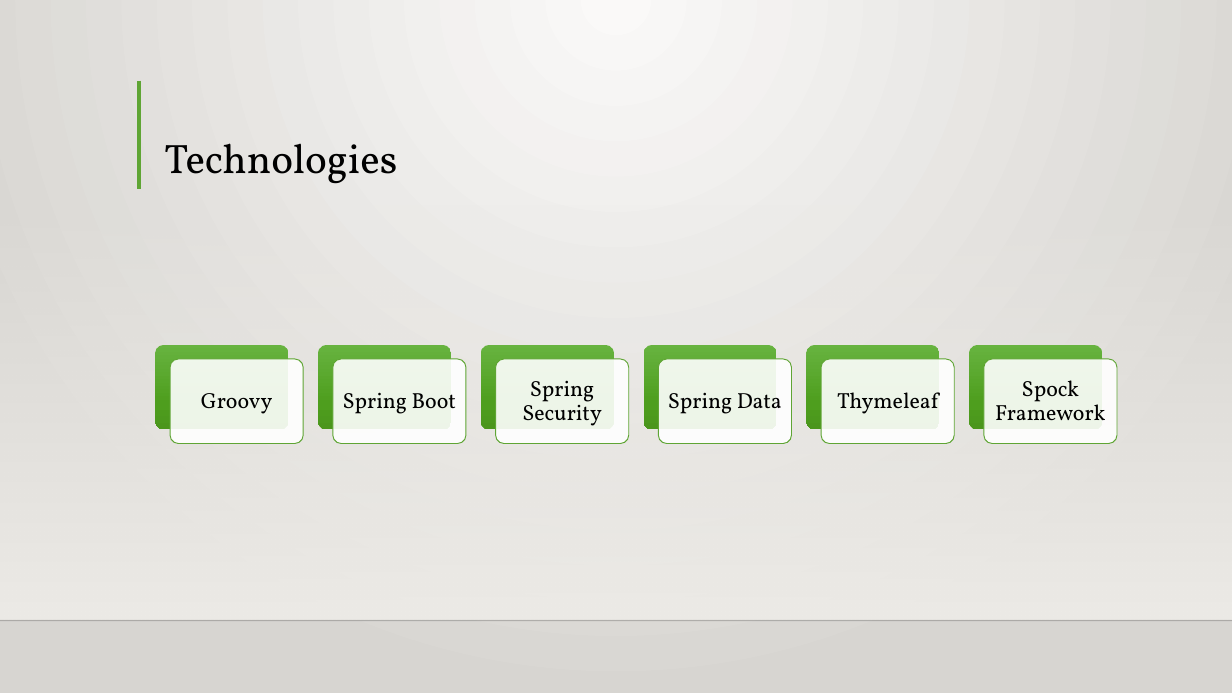
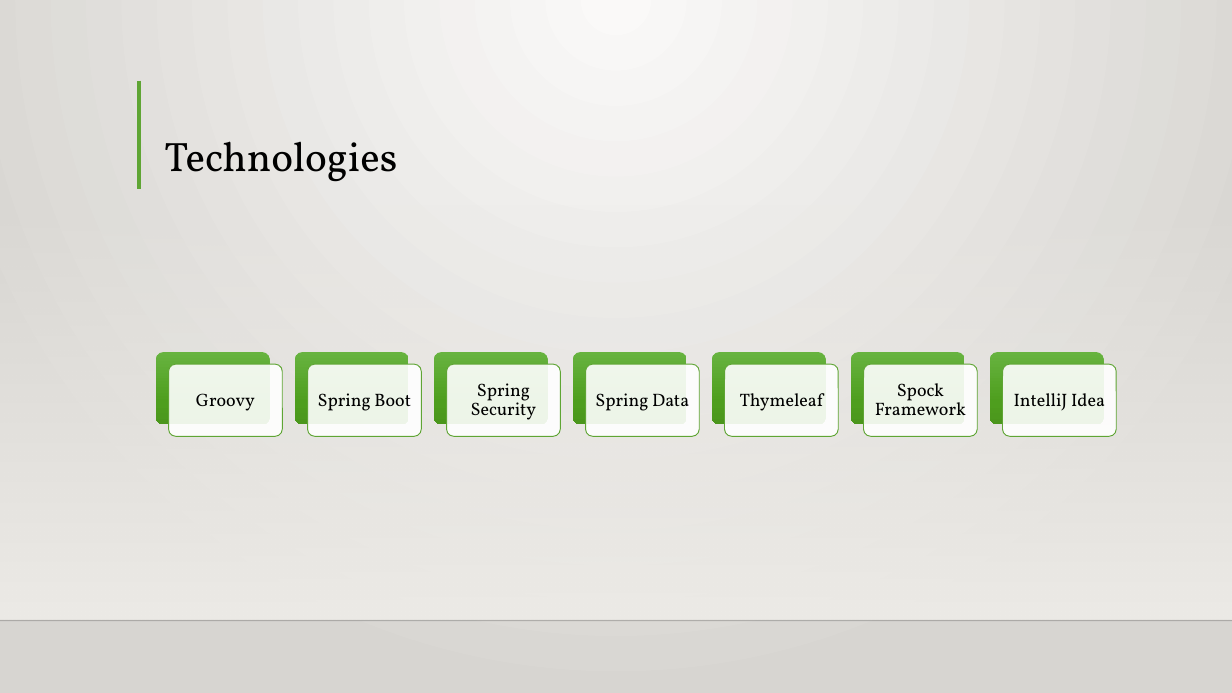
Before and after one commit to paulwoods/InstaBoot, a slide deck: slide 4 of instaboot.pptx (slide 3 before the commit). Drawn at 1232x693 pixels with LibreOffice and Linux fonts; fonts in the diff are those of the drawing; background and template pictures are left out. Boxes give left, top, right and bottom in pixels: in the first picture for what was removed or moved away, otherwise in the second. Text is boxed around its words. In the diff, an @@ line names an element or a change of style, - is before the commit and + after.

```diff
--- a/instaboot.pptx
+++ b/instaboot.pptx
@@ rounded rectangle: place and size @@
-rounded rectangle at [155,345,288,430]
+rounded rectangle at [156,352,270,424]
@@ rounded rectangle: place and size @@
-rounded rectangle at [318,345,451,430]
+rounded rectangle at [295,352,409,424]
@@ rounded rectangle: place and size @@
-rounded rectangle at [481,345,614,430]
+rounded rectangle at [434,352,548,424]
@@ rounded rectangle added at [573,352,687,424], fill gradient #68B340 to #4F9E1F to #4B961D @@
@@ rounded rectangle: place and size @@
-rounded rectangle at [643,345,776,430]
+rounded rectangle at [713,352,826,424]
@@ rounded rectangle: place and size @@
-rounded rectangle at [807,345,940,430]
+rounded rectangle at [851,352,965,424]
@@ rounded rectangle: place and size @@
-rounded rectangle at [970,345,1103,430]
+rounded rectangle at [990,352,1104,424]
@@ rounded rectangle: place and size @@
-rounded rectangle at [170,359,303,444]
+rounded rectangle at [168,364,282,436]
@@ rounded rectangle: place and size @@
-rounded rectangle at [333,359,466,444]
+rounded rectangle at [308,364,421,436]
@@ text "Spring Boot": place and size @@
-text "Spring Boot" at [343,392,457,414]
+text "Spring Boot" at [318,393,411,411]
@@ rounded rectangle: place and size @@
-rounded rectangle at [495,359,628,444]
+rounded rectangle at [446,364,560,436]
@@ text "Spring Security": place and size @@
-text "Spring Security" at [522,380,602,426]
+text "Spring Security" at [471,383,537,420]
@@ rounded rectangle added at [586,364,700,436], fill #FFFFFF at 90% opacity, outline #5FA534 0.75 pt @@
@@ text "Spring Data": place and size @@
-text "Spring Data" at [668,392,782,414]
+text "Spring Data" at [595,393,689,411]
@@ rounded rectangle: place and size @@
-rounded rectangle at [658,359,791,444]
+rounded rectangle at [725,364,838,436]
@@ text "Thymeleaf": place and size @@
-text "Thymeleaf" at [837,392,938,414]
+text "Thymeleaf" at [740,393,823,411]
@@ rounded rectangle: place and size @@
-rounded rectangle at [822,359,955,444]
+rounded rectangle at [864,364,978,436]
@@ size 17 to 14 pt; less space between paragraphs in 6 elements at [196,393,255,411], [318,393,411,411], [471,383,537,420], [595,393,689,411], [740,393,823,411], [875,383,966,415] @@
@@ text "Spock Framework": place and size @@
-text "Spock Framework" at [995,380,1105,421]
+text "Spock Framework" at [875,383,966,415]
@@ rounded rectangle: place and size @@
-rounded rectangle at [984,359,1117,444]
+rounded rectangle at [1003,364,1116,436]
@@ text added at [1014,393,1105,411], 14 pt, text #000000 @@
+IntelliJ Idea
```
Also in this commit, not shown: 1 other slide changed, 16 slides added, 12 slides removed, 16 other files.
